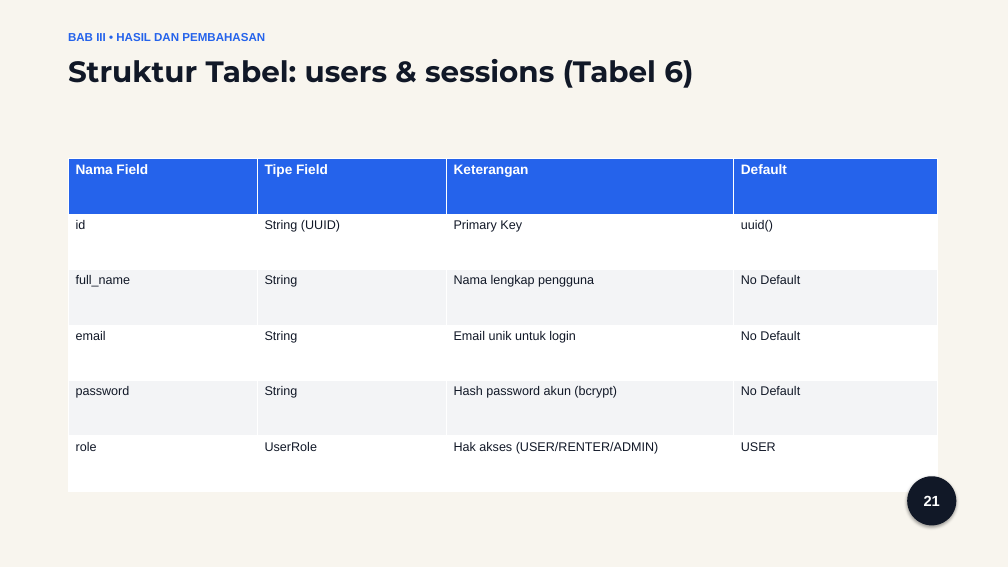
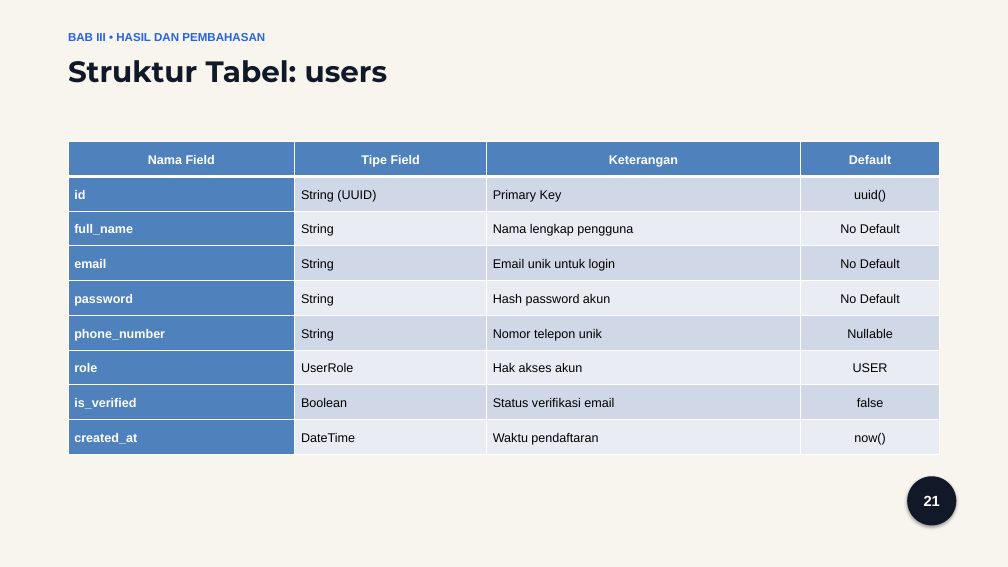
Before and after one commit to ztzrk/fieldmax, a slide deck: slide 21 of obsidian/Fieldmax/Presentasi_Seminar_Hasil_FieldMax.pptx. Drawn at 1008x567 pixels with LibreOffice and Linux fonts; fonts in the diff are those of the drawing. Boxes give left, top, right and bottom in pixels: in the first picture for what was removed or moved away, otherwise in the second. Text is boxed around its words. In the diff, an @@ line names an element or a change of style, - is before the commit and + after.

```diff
--- a/obsidian/Fieldmax/Presentasi_Seminar_Hasil_FieldMax.pptx
+++ b/obsidian/Fieldmax/Presentasi_Seminar_Hasil_FieldMax.pptx
@@ text at [68, 60, 388, 83]: text changed @@
-Struktur Tabel: users & sessions (Tabel 6)
+Struktur Tabel: users
@@ table at [68, 141, 941, 454] @@
-row 5: password | String | Hash password akun (bcrypt) | No Default
-row 6: role | UserRole | Hak akses (USER/RENTER/ADMIN) | USER
+row 5: password | String | Hash password akun | No Default
+row 6: phone_number | String | Nomor telepon unik | Nullable
+row 7: role | UserRole | Hak akses akun | USER
+row 8: is_verified | Boolean | Status verifikasi email | false
+row 9: created_at | DateTime | Waktu pendaftaran | now()
@@ table: place and size @@
-table at [68, 159, 938, 492]
+table at [68, 141, 941, 454]
```
Also in this commit, not shown: 14 other slides changed, 1 slide removed, 27 other files.
